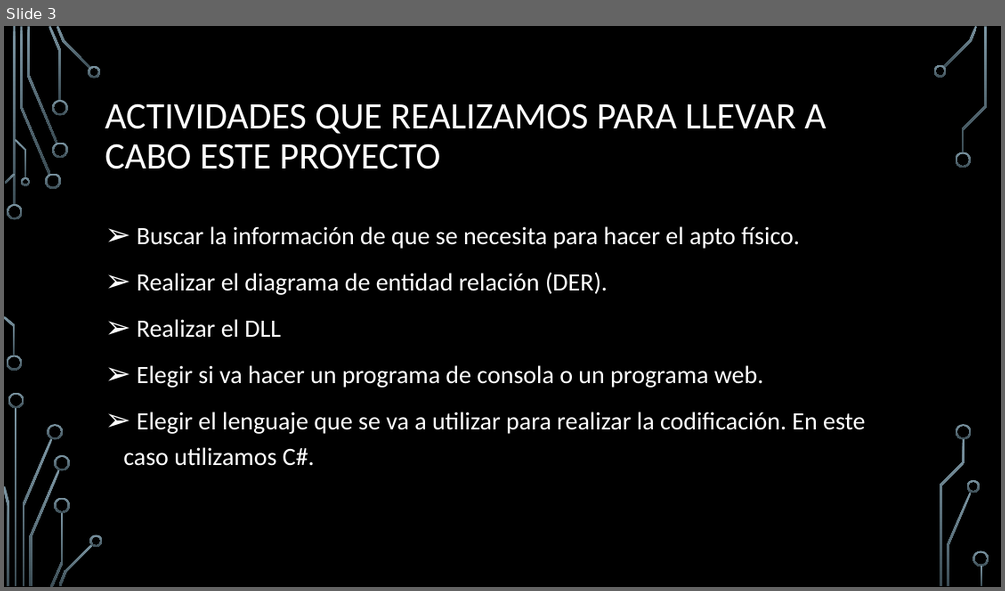
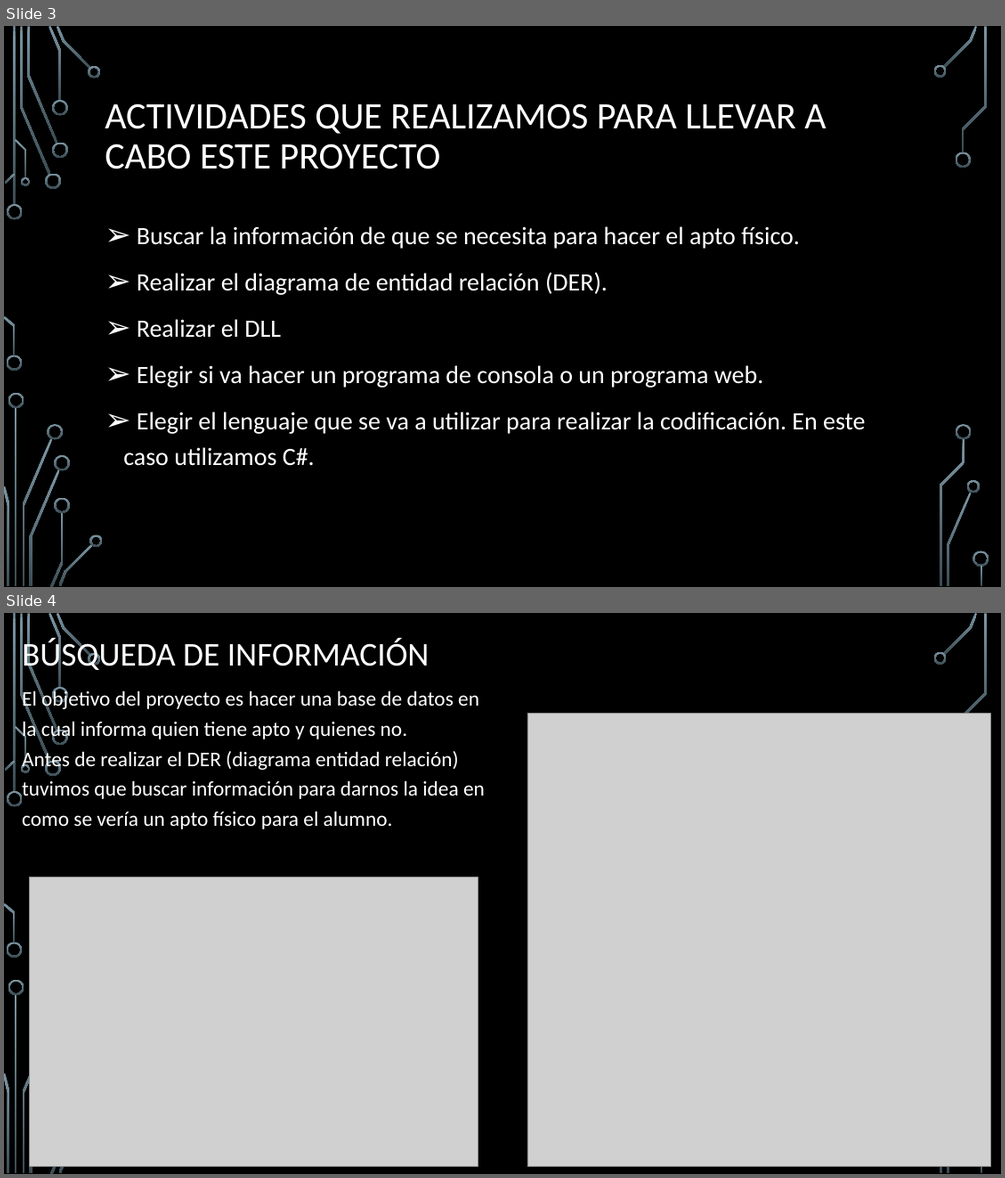
Before and after one commit to DustinJigsaw/Proyecto, a slide deck: SAF/Documentación del proyecto/SAF (Sistema de apto físico).pptx. Shown one above the other, each under a label of ours: slide 3 before the commit, slides 3 and 4 after it. The pictures are 1005x591 and 1005x1178 pixels, drawn with LibreOffice and Linux fonts; fonts in the diff are those of the drawing; grey boxes stand for pictures; background and template pictures are left out. Boxes give left, top, right and bottom in pixels: in the first picture for what was removed or moved away, otherwise in the second. Text is boxed around its words. In the diff, an @@ line names an element or a change of style, - is before the commit and + after.

Commit message:
Documentacion del proyecto
Se modifico la documentacion en Power Point

```diff
--- a/SAF/Documentación del proyecto/SAF (Sistema de apto físico).pptx
+++ b/SAF/Documentación del proyecto/SAF (Sistema de apto físico).pptx
@@ slide 4 added at (4, 613, 1001, 1174), background picture (left out); not listed: 28 template elements that a slide beside it also shows @@
@@ title added at (22, 638, 429, 674), 32 pt, text #FFFFFF @@
+BÚSQUEDA DE INFORMACIÓN
@@ text added at (22, 689, 485, 829), 20 pt, text #FFFFFF @@
+El objetivo del proyecto es hacer una base de datos en la cual informa quien tiene apto y quienes no.
+Antes de realizar el DER (diagrama entidad relación) tuvimos que buscar información para darnos la idea en como se vería un apto físico para el alumno.
@@ picture added at (527, 714, 990, 1167) @@
@@ picture added at (30, 877, 477, 1167) @@
```
Also in this commit, not shown: 7 other slides added, 2 other files.
